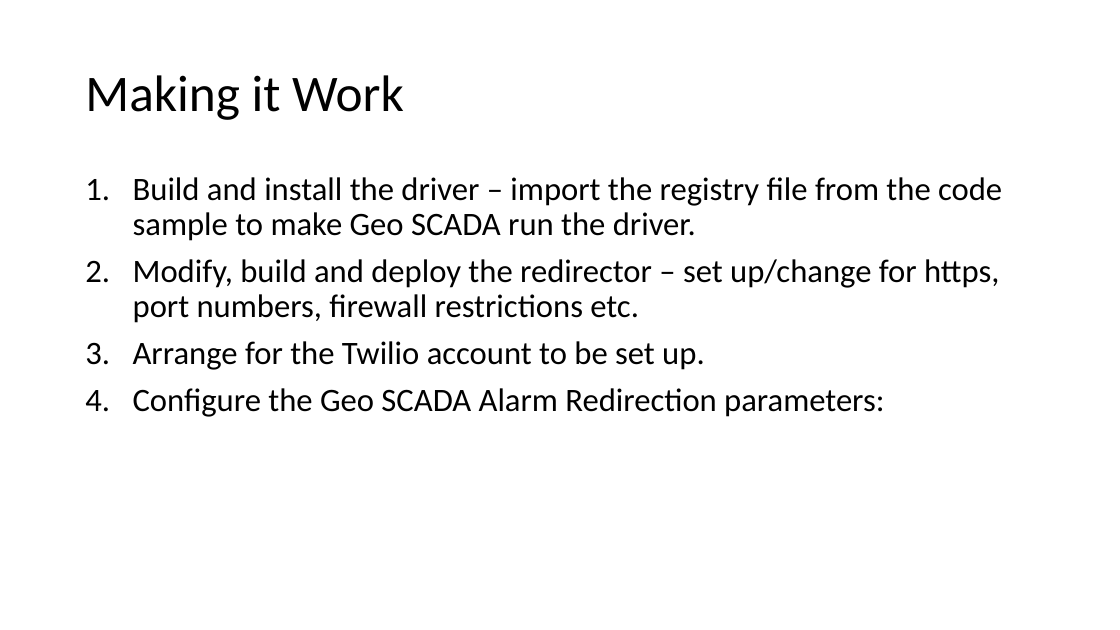
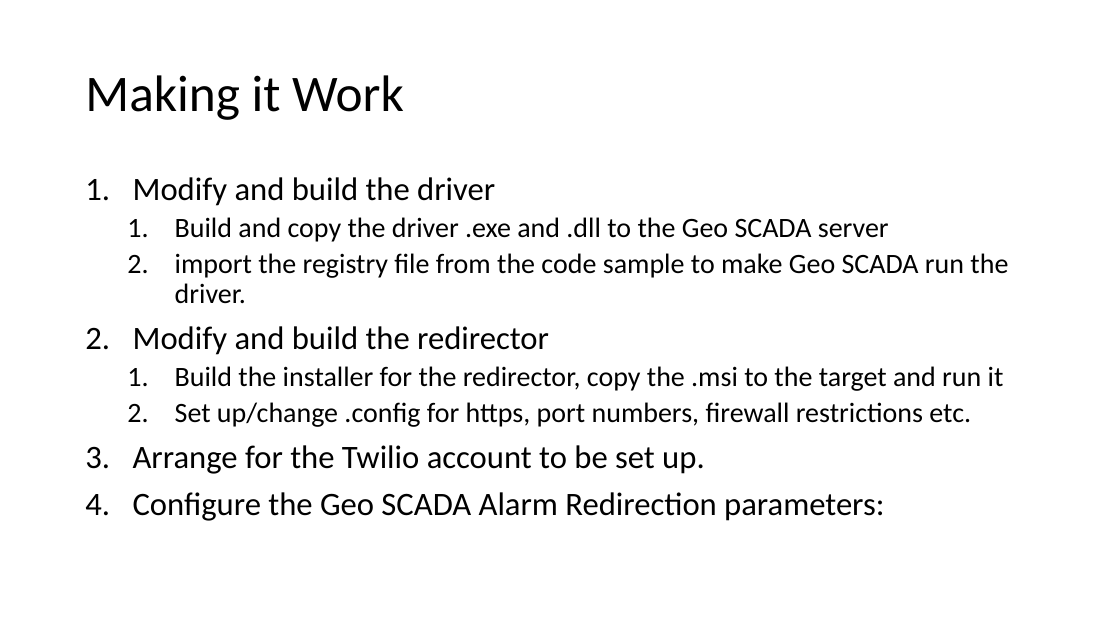
Before and after one commit to GeoSCADA/Driver-Notify, a slide deck: slide 18 of NotifyDemo Description.pptx. Drawn at 1120x630 pixels with LibreOffice and Linux fonts; fonts in the diff are those of the drawing. Boxes give left, top, right and bottom in pixels: in the first picture for what was removed or moved away, otherwise in the second. Text is boxed around its words. In the diff, an @@ line names an element or a change of style, - is before the commit and + after.

Commit message:
Add driver installer and move parameters
Move definition of Account SID, Flow ID and Sending/From phone number from the Redirector to the driver

```diff
--- a/NotifyDemo Description.pptx
+++ b/NotifyDemo Description.pptx
@@ text at [133, 177, 1008, 427]: text changed; size 28 to 24 pt @@
-1. Build and install the driver – import the registry file from the code sample to make Geo SCADA run the driver.
-2. Modify, build and deploy the redirector – set up/change for https, port numbers, firewall restrictions etc.
+1. Modify and build the driver
+  1. Build and copy the driver .exe and .dll to the Geo SCADA server
+  2. import the registry file from the code sample to make Geo SCADA run the driver.
+2. Modify and build the redirector
+  1. Build the installer for the redirector, copy the .msi to the target and run it
+  2. Set up/change .config for https, port numbers, firewall restrictions etc.
```
Also in this commit, not shown: 1 other slide changed, 21 other files.
